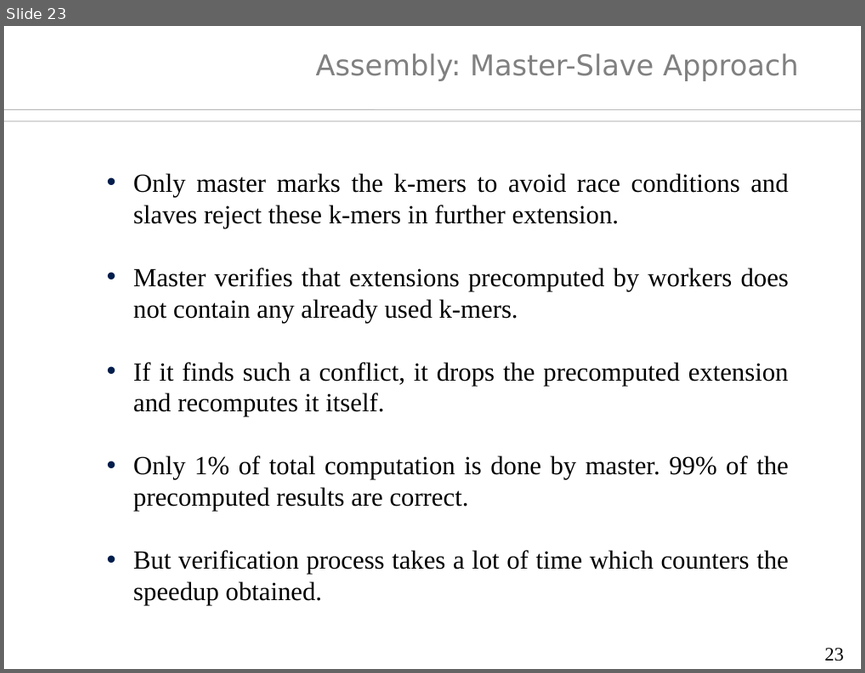
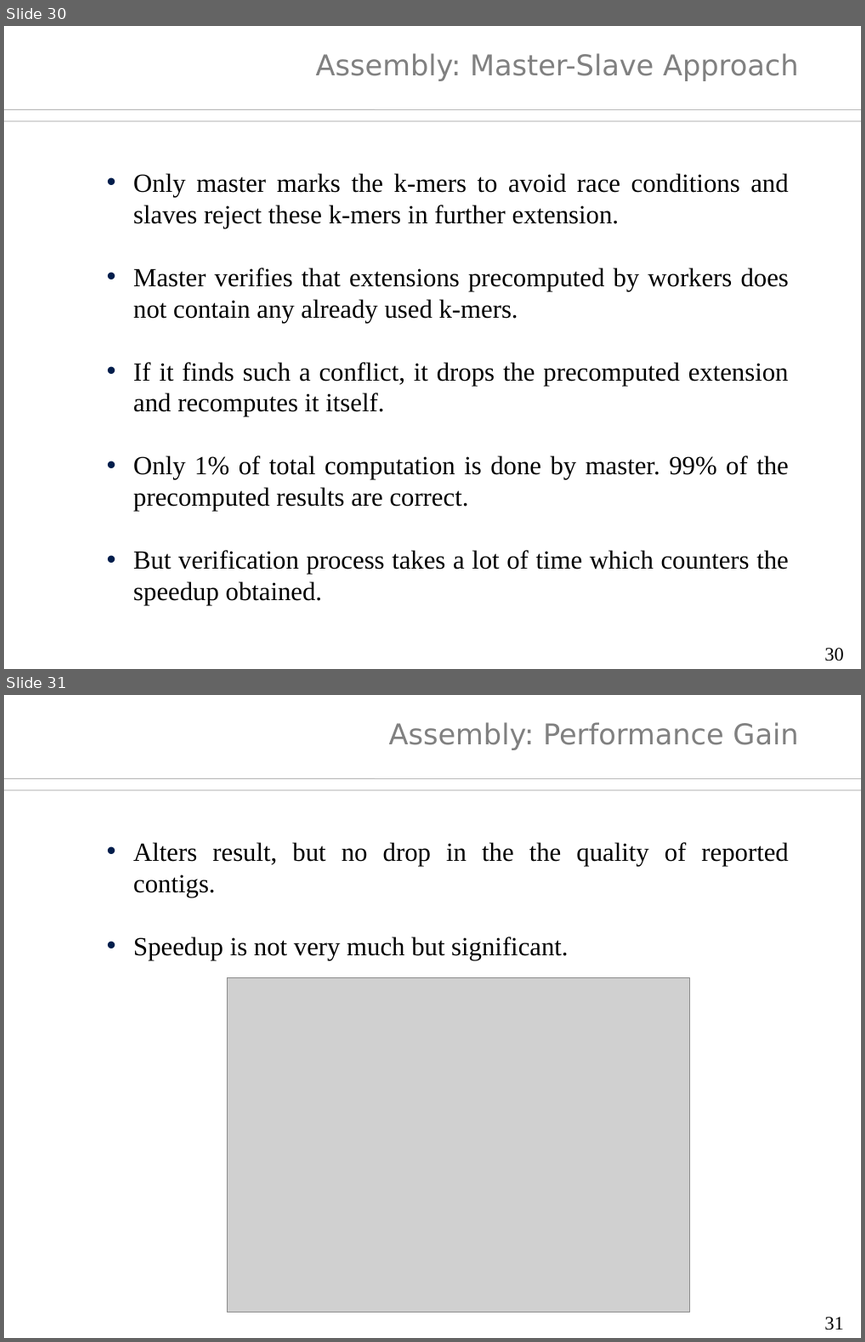
Before and after one commit to sh-ankur/parallel-inchworm, a slide deck: thesis/thesis-ppt.odp. Shown one above the other, each under a label of ours: slide 23 before the commit, slides 30 and 31 after it. The pictures are 865x673 and 865x1342 pixels, drawn with LibreOffice and Linux fonts; fonts in the diff are those of the drawing; grey boxes stand for pictures; background and template pictures are left out. Boxes give left, top, right and bottom in pixels: in the first picture for what was removed or moved away, otherwise in the second. Text is boxed around its words. In the diff, an @@ line names an element or a change of style, - is before the commit and + after.

```diff
--- a/thesis/thesis-ppt.odp
+++ b/thesis/thesis-ppt.odp
@@ slide 31 added at (x1=4, y1=695, x2=861, y2=1338), background #FFFFFF; not listed: 2 template elements that a slide beside it also shows @@
@@ title added at (x1=389, y1=722, x2=798, y2=750), 24 pt, text #808080 @@
+Assembly: Performance Gain
@@ text added at (x1=133, y1=842, x2=788, y2=960), 22 pt, text #000000 @@
+  • Alters result, but no drop in the the quality of reported contigs.
+  • Speedup is not very much but significant.
@@ picture added at (x1=227, y1=978, x2=689, y2=1312) @@
@@ page number added at (x1=824, y1=1316, x2=843, y2=1330), 16 pt, text #000000 @@
+31
@@ what was slide 23 is now slide 30 @@
@@ page number at (x1=824, y1=647, x2=843, y2=661): text changed @@
-23
+30
```
Also in this commit, not shown: 15 slides changed, 16 other slides added, 7 slides removed, 23 other files.
